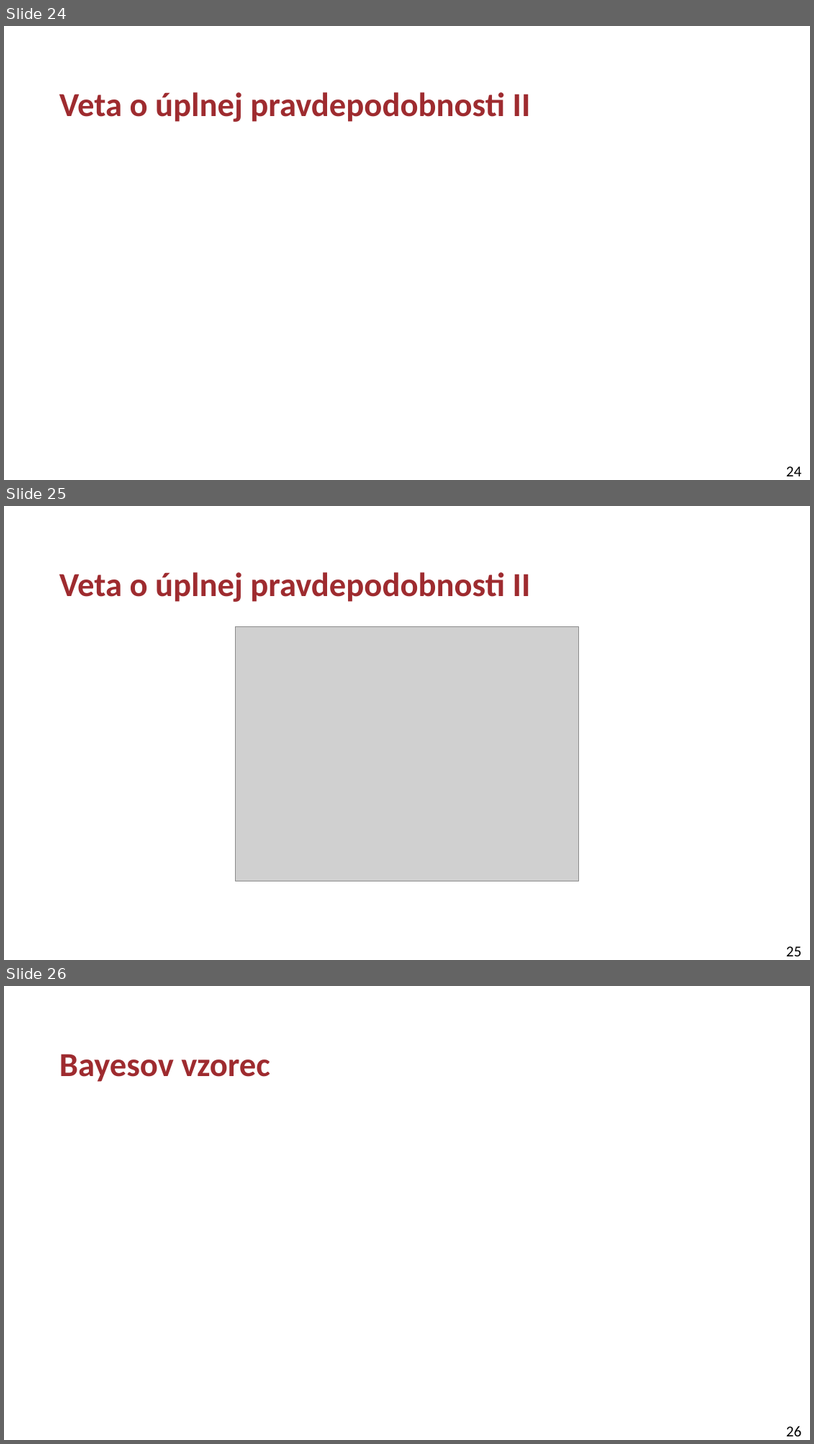
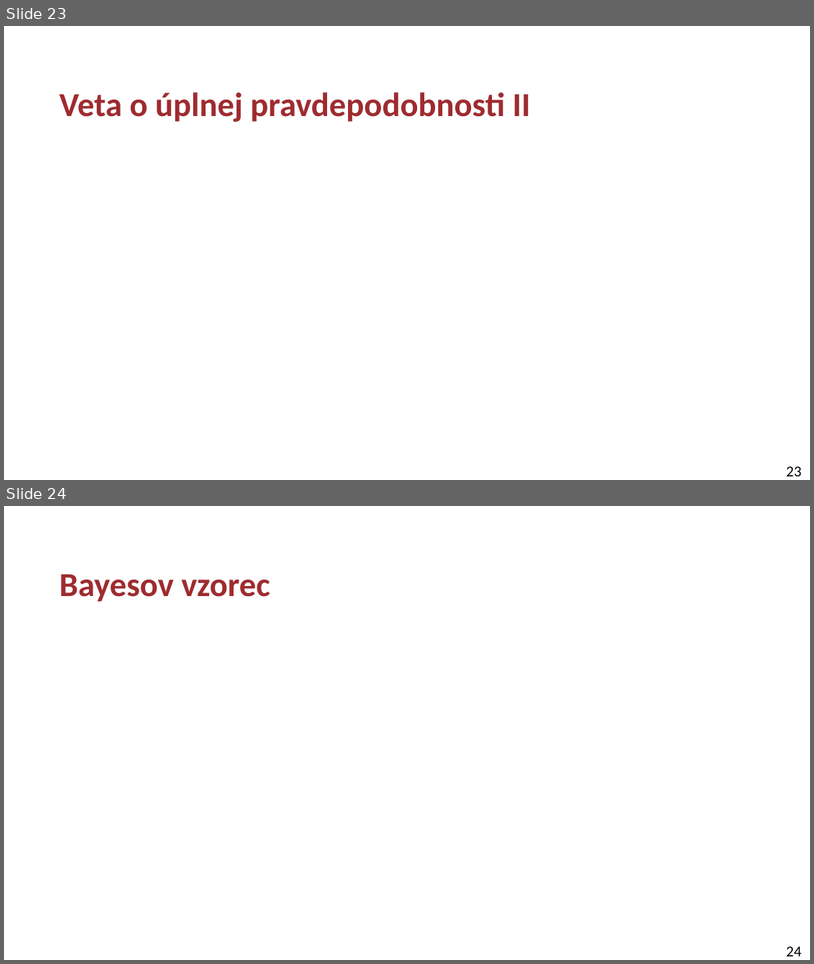
Before and after one commit to kocurvik/edu, a slide deck: RO/prednasky/p02.pptx. Shown one above the other, each under a label of ours: slides 24, 25 and 26 before the commit, slides 23 and 24 after it. The pictures are 814x1444 and 814x964 pixels, drawn with LibreOffice and Linux fonts; fonts in the diff are those of the drawing; grey boxes stand for pictures. Boxes give left, top, right and bottom in pixels: in the first picture for what was removed or moved away, otherwise in the second. Text is boxed around its words. In the diff, an @@ line names an element or a change of style, - is before the commit and + after.

```diff
--- a/RO/prednasky/p02.pptx
+++ b/RO/prednasky/p02.pptx
@@ slide 25 removed at box(4, 506, 810, 960), background #FFFFFF; not listed: 1 template element that a slide beside it also shows @@
@@ title removed at box(59, 572, 531, 602) @@
-Veta o úplnej pravdepodobnosti II
@@ picture removed at box(236, 627, 579, 881) @@
@@ what was slide 24 is now slide 23 @@
@@ page number at box(787, 466, 802, 476): text changed @@
-24
+23
@@ what was slide 26 is now slide 24 @@
@@ page number at box(787, 946, 802, 956): text changed @@
-26
+24
```
Also in this commit, not shown: 11 slides changed, 1 other slide removed.
